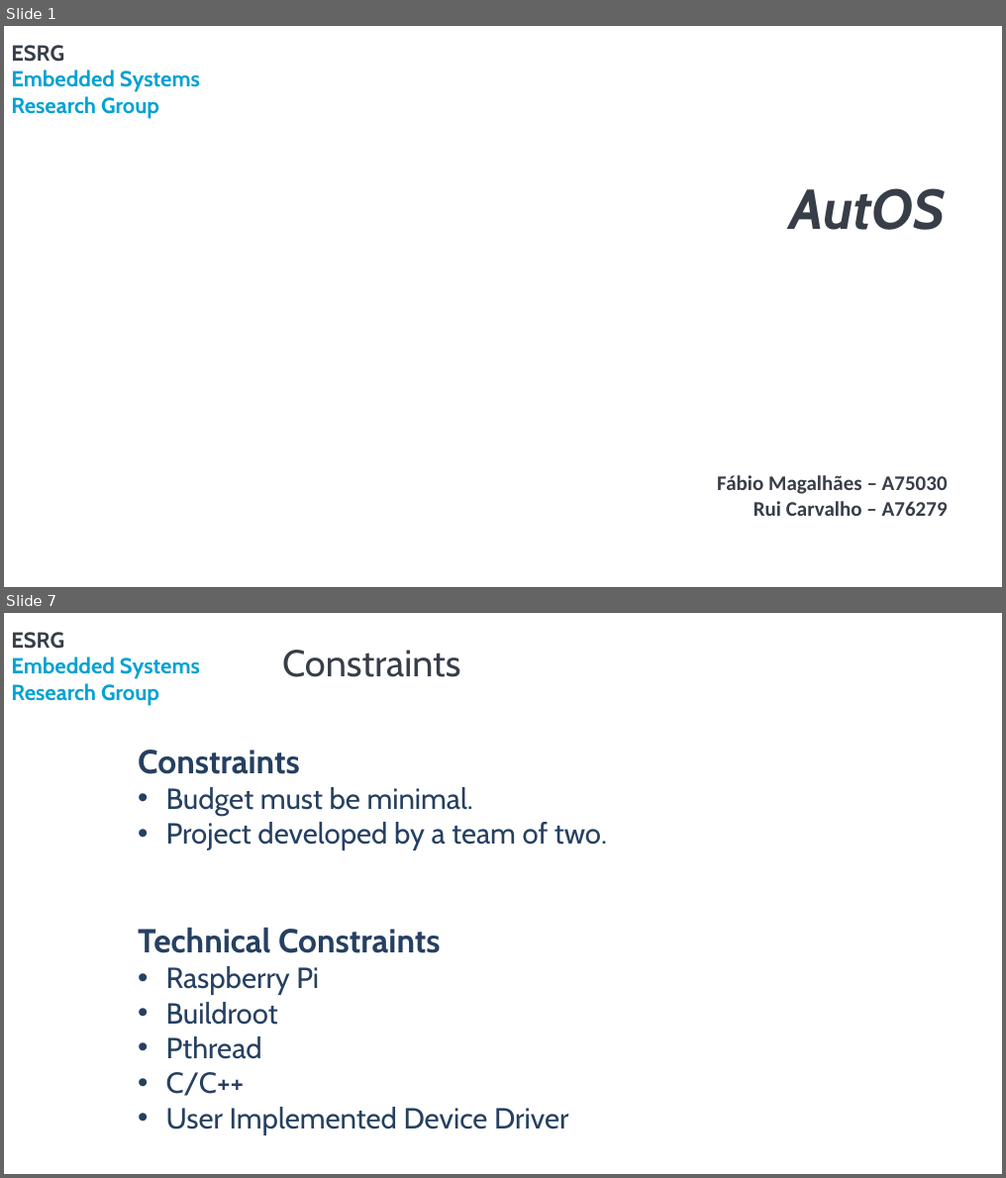
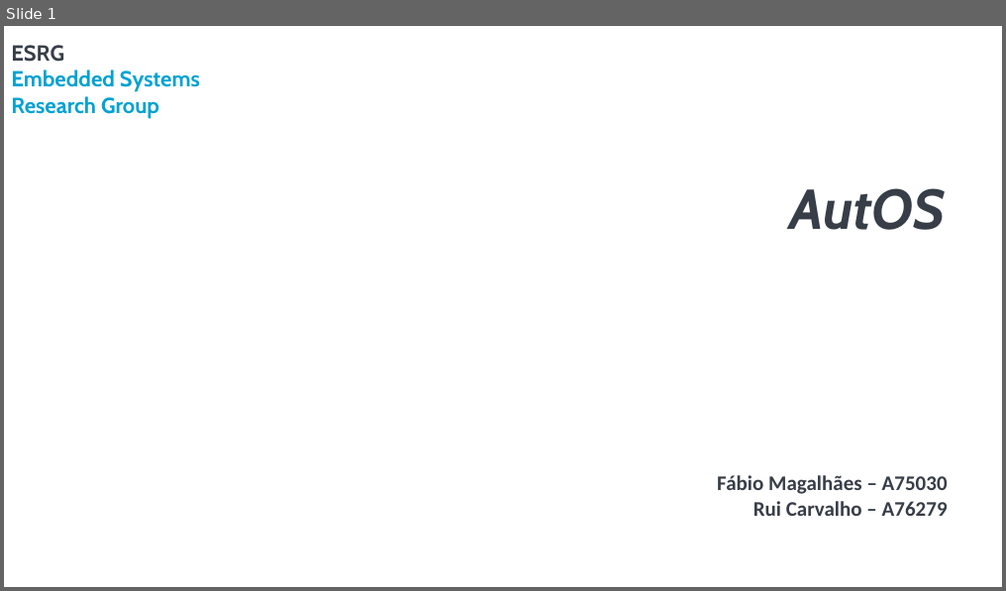
Before and after one commit to rpcarvalho/PSE, a slide deck: Reports/AnalysisApresentation_A75030_FabioMagalhaes_A76279_RuiCarvalho.pptx. Shown one above the other, each under a label of ours: slides 1 and 7 before the commit, slide 1 after it; the slides between them are not shown. The pictures are 1006x1178 and 1006x591 pixels, drawn with LibreOffice and Linux fonts; fonts in the diff are those of the drawing; background and template pictures are left out. Boxes give left, top, right and bottom in pixels: in the first picture for what was removed or moved away, otherwise in the second. Text is boxed around its words. In the diff, an @@ line names an element or a change of style, - is before the commit and + after.

```diff
--- a/Reports/AnalysisApresentation_A75030_FabioMagalhaes_A76279_RuiCarvalho.pptx
+++ b/Reports/AnalysisApresentation_A75030_FabioMagalhaes_A76279_RuiCarvalho.pptx
@@ slide 7 removed at box(4, 613, 1002, 1174), background #FFFFFF; not listed: 2 template elements that a slide beside it also shows @@
@@ title removed at box(282, 650, 460, 677) @@
-Constraints
@@ text removed at box(138, 750, 607, 1136) @@
-Constraints
-• Budget must be minimal.
-• Project developed by a team of two.
-Technical Constraints
-• Raspberry Pi
-• Buildroot
-• Pthread
-• C/C++
-• User Implemented Device Driver
```
Also in this commit, not shown: 6 slides changed, 24 slides added, 10 other slides removed, 1 other file.
